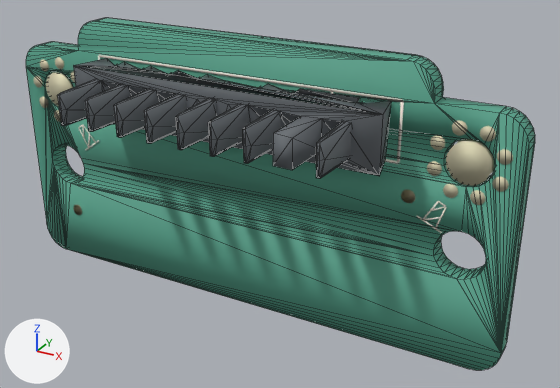
The glTF model public/models/mynd/pcb-conn-bat.glb: old version first, new version second.
Before and after are seen from a 50 mm camera at (28.5, -46.1, 22.2) aimed at (2.8, 0.5, -1.1). The axes (+X, +Y, +Z) are drawn at lower left. The lights are the same throughout. The first picture is the older version. Mesh edges are drawn as thin lines on the coarser meshes.

The scene before the commit, as lines of its bpy script (objects in view):
```python
mat_pcb = principled_material('pcb')
mat_pcb.base_color = (0.0941, 0.369, 0.263)  # green #56a48c
mat_pcb.roughness = 0.7
me_body = bpy.data.meshes.new('body')
me_body.from_pydata(...)  # 774 vertices, 1588 faces; spans x -12.3..12.3, y -8.0..1.2, z 3.8..7.8
me_body.materials.append(mat_body)  # grey #696e73
me_pcb = bpy.data.meshes.new('pcb')
me_pcb.from_pydata(...)  # 292 vertices, 596 faces; spans x -20.5..20.5, y -0.8..0.8, z -10.5..10.5
me_pcb.materials.append(mat_pcb)  # green #56a48c
me_silk = bpy.data.meshes.new('silk')
me_silk.from_pydata(...)  # 680 vertices, 1020 faces; spans x -15.3..15.9, y -0.9..0.9, z -11.0..8.0
me_silk.materials.append(mat_silk)  # white #f7f4e8
ob_body = bpy.data.objects.new('body', me_body)
ob_body.location = (0.0, 0.0, 0.0)
ob_pcb = bpy.data.objects.new('pcb', me_pcb)
ob_pcb.location = (0.0, 0.0, 0.0)
ob_silk = bpy.data.objects.new('silk', me_silk)
ob_silk.location = (0.0, 0.0, 0.0)
# also in view: 'pads' at (-0.1, 0.0, -1.4)
```
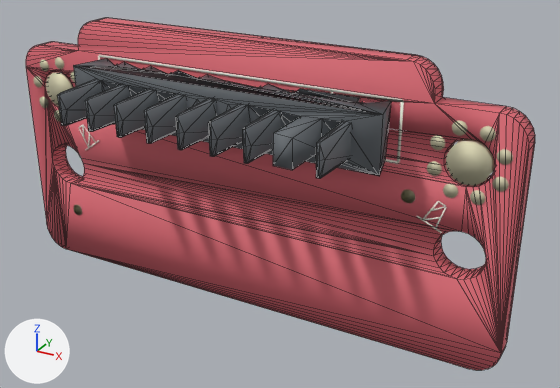
Location of each change, [x1, y1, x2, y2] in pixels of the pictures (560 x 388 px):
```json
{"object": "pcb", "change": "recoloured", "before": [26, 18, 535, 370], "after": [26, 18, 535, 370], "on screen": "green to red"}
```

Edits to the scene script, one JSON object a line:
```json
{"op": "set", "path": "mat_pcb.base_color", "old": "(0.0941, 0.369, 0.263)", "new": "(0.71, 0.137, 0.169)", "note": "green #56a48c -> red #db6772"}
```
